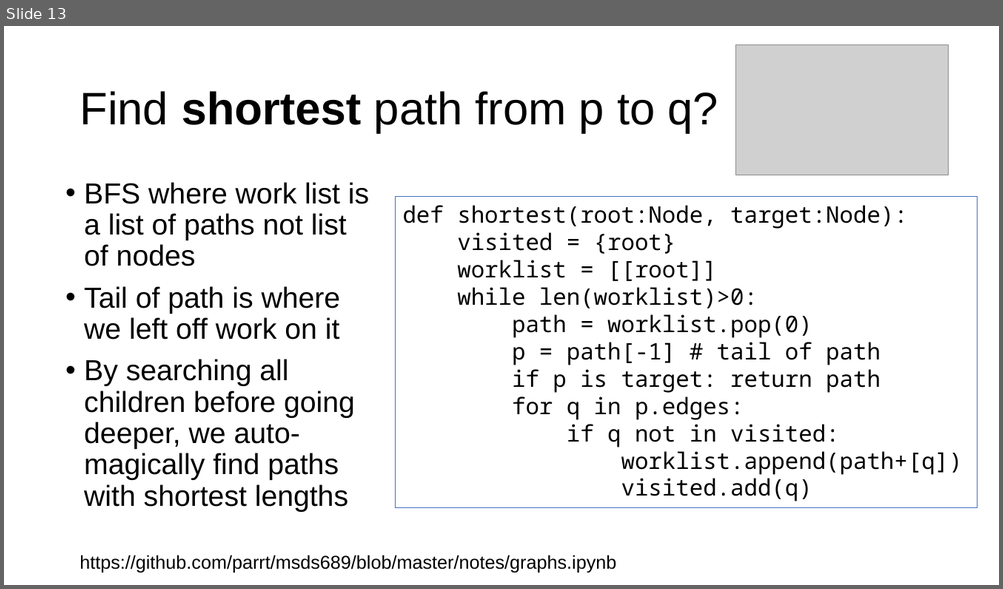
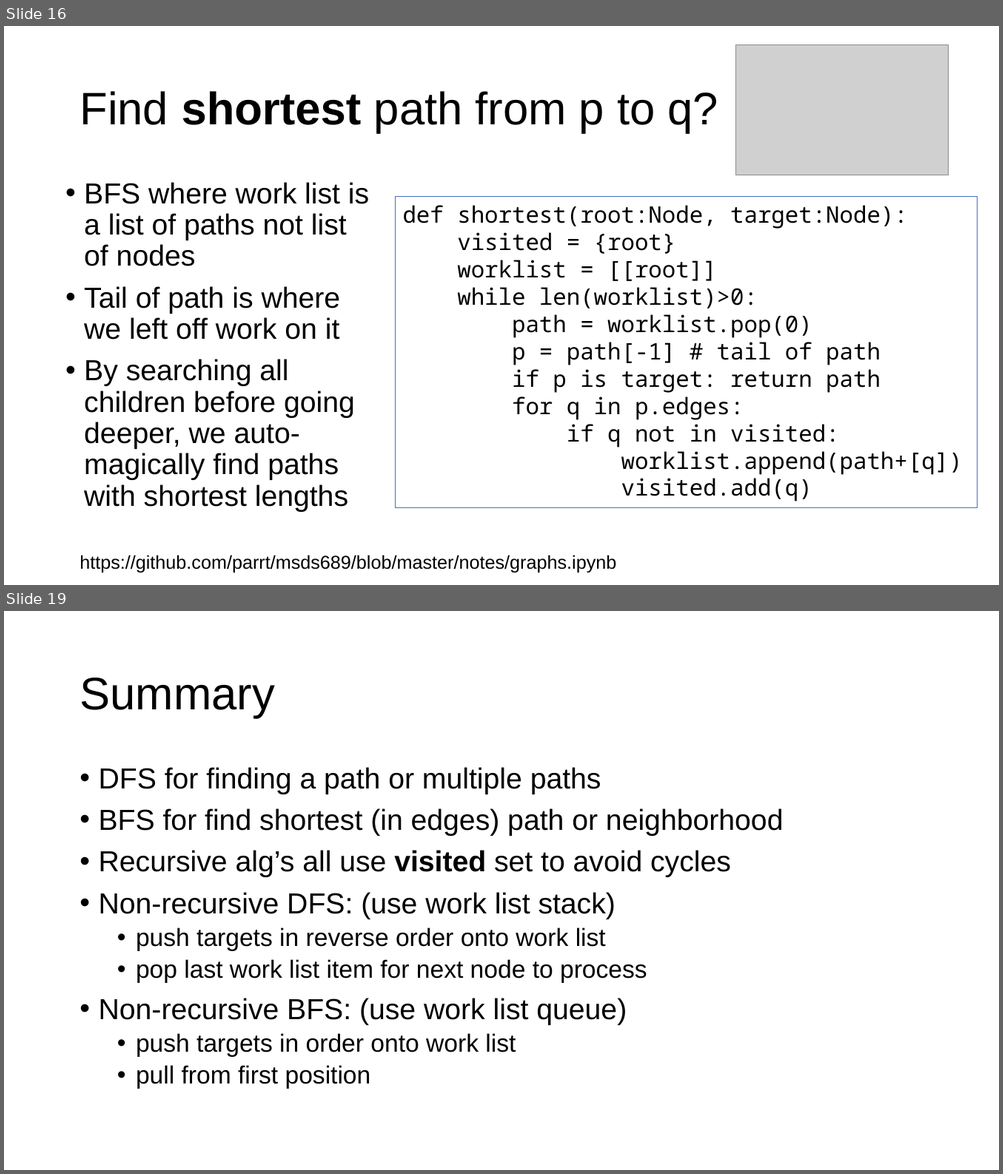
Before and after one commit to parrt/msds689, a slide deck: notes/graphs.pptx. Shown one above the other, each under a label of ours: slide 13 before the commit, slides 16 and 19 after it; the slides between them are not shown. The pictures are 1003x589 and 1003x1174 pixels, drawn with LibreOffice and Linux fonts; fonts in the diff are those of the drawing; grey boxes stand for pictures; background and template pictures are left out. Boxes give left, top, right and bottom in pixels: in the first picture for what was removed or moved away, otherwise in the second. Text is boxed around its words. In the diff, an @@ line names an element or a change of style, - is before the commit and + after.

```diff
--- a/notes/graphs.pptx
+++ b/notes/graphs.pptx
@@ slide 19 added at <box>4,611,999,1170</box>, background #FFFFFF @@
@@ title added at <box>79,678,274,718</box>, 44 pt, text #000000 @@
+Summary
@@ text added at <box>99,767,783,1089</box>, 28 pt, text #000000 @@
+• DFS for finding a path or multiple paths
+• BFS for find shortest (in edges) path or neighborhood
+• Recursive alg’s all use visited set to avoid cycles
+• Non-recursive DFS: (use work list stack)
+  • push targets in reverse order onto work list
+  • pop last work list item for next node to process
+• Non-recursive BFS: (use work list queue)
+  • push targets in order onto work list
+  • pull from first position
@@ what was slide 13 is now slide 16 @@
```
Also in this commit, not shown: 4 slides changed, 8 other slides added, 2 other files.
